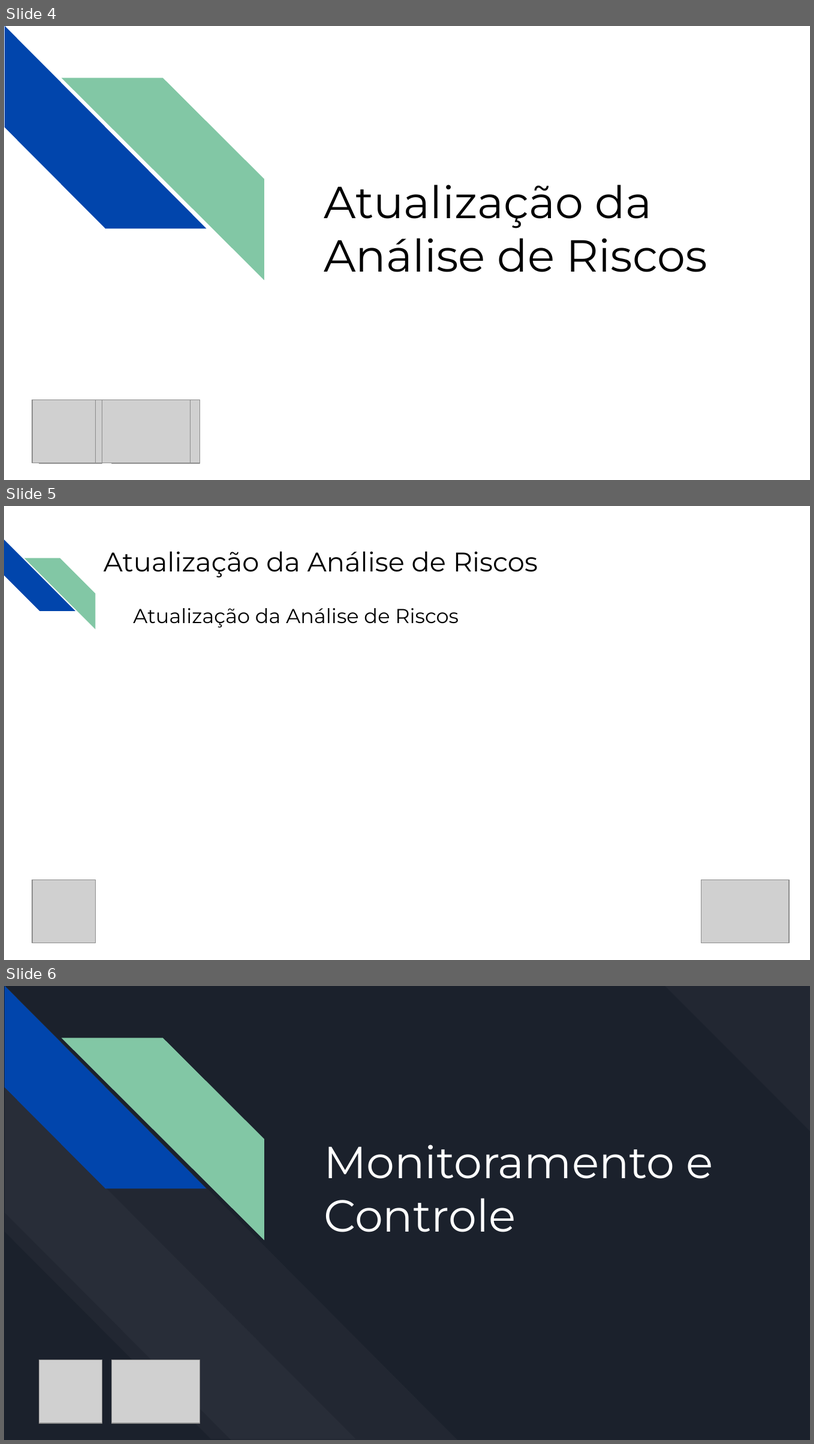
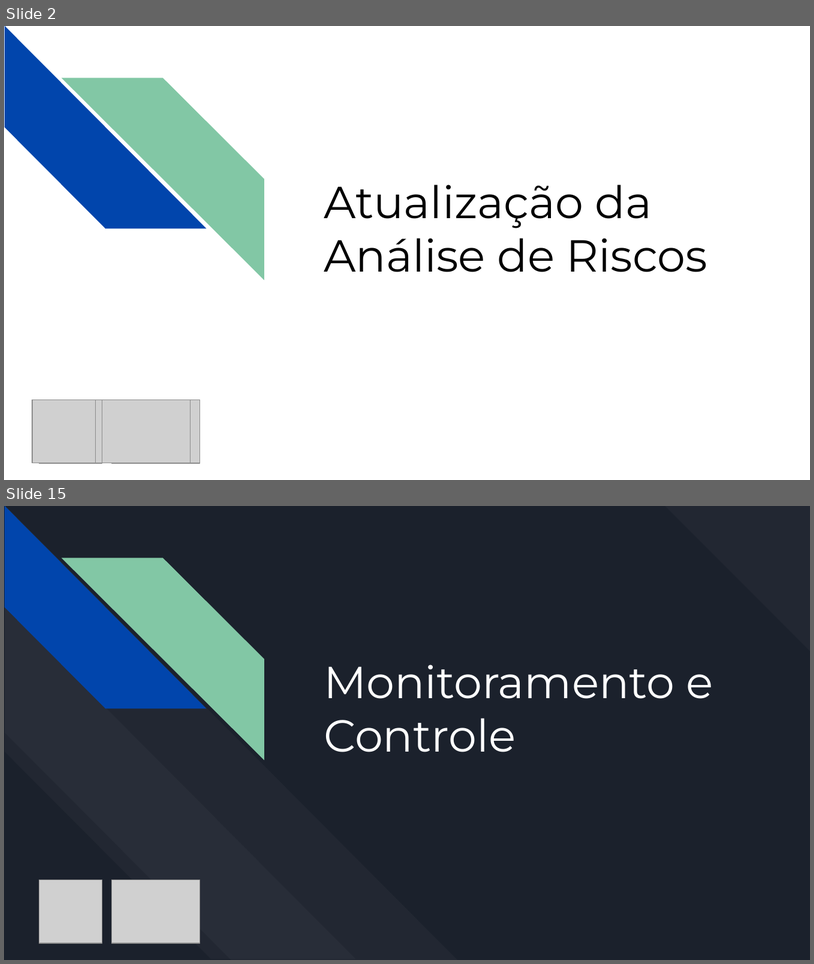
Before and after one commit to junglejf/Damas, a slide deck: ES 2 Python Files/Apresentação 2.pptx. Shown one above the other, each under a label of ours: slides 4, 5 and 6 before the commit, slides 2 and 15 after it; the slides between them are not shown. The pictures are 814x1444 and 814x964 pixels, drawn with LibreOffice and Linux fonts; fonts in the diff are those of the drawing; grey boxes stand for pictures. Boxes give left, top, right and bottom in pixels: in the first picture for what was removed or moved away, otherwise in the second. Text is boxed around its words. In the diff, an @@ line names an element or a change of style, - is before the commit and + after.

```diff
--- a/ES 2 Python Files/Apresentação 2.pptx
+++ b/ES 2 Python Files/Apresentação 2.pptx
@@ slide 5 removed at [4,506,810,960], background #FFFFFF @@
@@ diag stripe removed at [4,540,75,611] @@
@@ diag stripe removed at [24,558,95,628] @@
@@ text removed at [104,551,538,577] @@
-Atualização da Análise de Riscos
@@ title removed at [133,608,459,628] @@
-Atualização da Análise de Riscos
@@ picture removed at [32,879,95,942] @@
@@ picture removed at [702,879,789,942] @@
@@ what was slide 4 is now slide 2 @@
@@ what was slide 6 is now slide 15 @@
```
Also in this commit, not shown: 4 slides changed, 16 slides added, 6 other slides removed.
